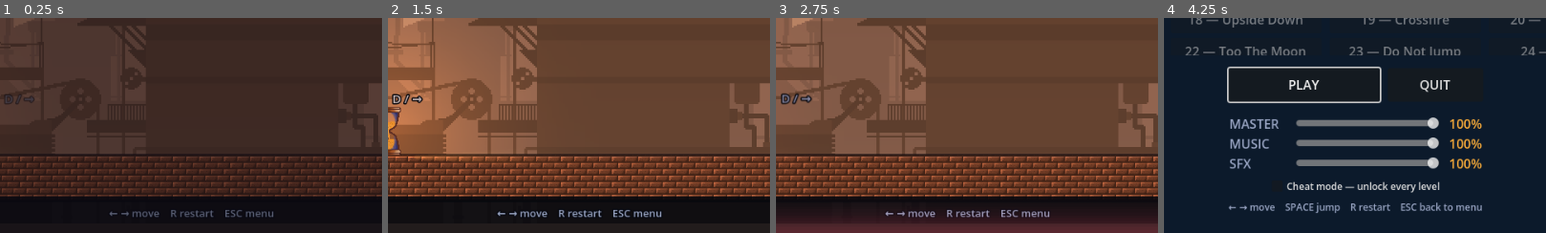
Above: before the commit, frames 1-4 (left to right).
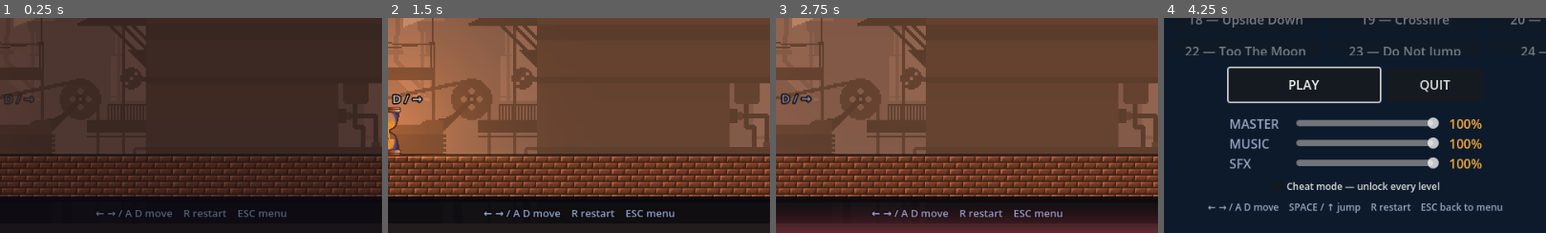
Above: after the commit, the same moments.

Repository: Athryell/GMTK-Game-Jam-2026
Game: Godot game, scene res://scenes/main.tscn
Two runs of this game, one before a commit and one after it. Both use one fixed random seed, a clock stepped at 60 frames per second and the inputs below. Sound files missing from this copy of the repository are replaced by a short silence.
Inputs (mouse positions are % of the whole screen's width and height, from its top left):
- Up to frame 1 (0.25 s): no input
- Up to frame 2 (1.5 s): move the mouse to (72, 45) at 0.52 s; hold Right (move_right) 0.53-1.25 s; hold Space (jump) 0.53-1.25 s; click (72, 45) at 0.67 s; drag from (30, 55) to (96, 76) at 1.27 s
- Up to frame 3 (2.75 s): move the mouse to (60, 28) at 2.02 s; hold Left (move_left) from 2.03 s (still down); hold Space (jump) from 2.03 s (still down)
- Up to frame 4 (4.25 s): release Left (move_left) at 2.75 s; release Space (jump) at 2.75 s; drag from (45, 70) to (20, 35) at 2.77 s; move the mouse to (80, 65) at 3.52 s; hold Right (move_right) from 3.53 s (still down); hold Space (jump) from 3.53 s (still down); tap Escape (menu) at 4.15 s
The pictures show only the part of the screen within x 25-75%, y 50-100%; the shares and areas given below are measured in that part.

The runs differ from the first frame. In frame 1, 0.8% of the frame differs, in the area x 25-75%, y 89-93%; in frame 2, 1.0%; in frame 3, 1.0%; in frame 4, 1.6%, in the area x 11-89%, y 85-91%.

Commit message:
Show the A D and up arrow bindings in the control hints
Co-Authored-By: Claude Opus 5 <noreply@anthropic.com>

Diff:
--- a/hourglass_hero_godot/scenes/ui/main_menu.tscn
+++ b/hourglass_hero_godot/scenes/ui/main_menu.tscn
@@ -96,5 +96,5 @@
 layout_mode = 2
 theme_override_colors/font_color = Color(0.604, 0.651, 0.769, 1)
 theme_override_font_sizes/font_size = 12
-text = "← → move    SPACE jump    R restart    ESC back to menu"
+text = "← → / A D move    SPACE / ↑ jump    R restart    ESC back to menu"
 horizontal_alignment = 1
--- a/hourglass_hero_godot/scripts/ui/hud.gd
+++ b/hourglass_hero_godot/scripts/ui/hud.gd
@@ -10,8 +10,8 @@
 
 ## The bar along the bottom. A level that has taken the jump away must not go on
 ## advertising it.
-const HINT_FULL := "← → move    SPACE jump (turns the glass + moves you on)    R restart    ESC menu"
-const HINT_NO_JUMP := "← → move    R restart    ESC menu"
+const HINT_FULL := "← → / A D move    SPACE / ↑ jump (turns the glass + moves you on)    R restart    ESC menu"
+const HINT_NO_JUMP := "← → / A D move    R restart    ESC menu"
 
 ## The bloom around the gauge while a feather's jump is in hand.
 const CHARGED_GLOW_RADIUS := 46.0
